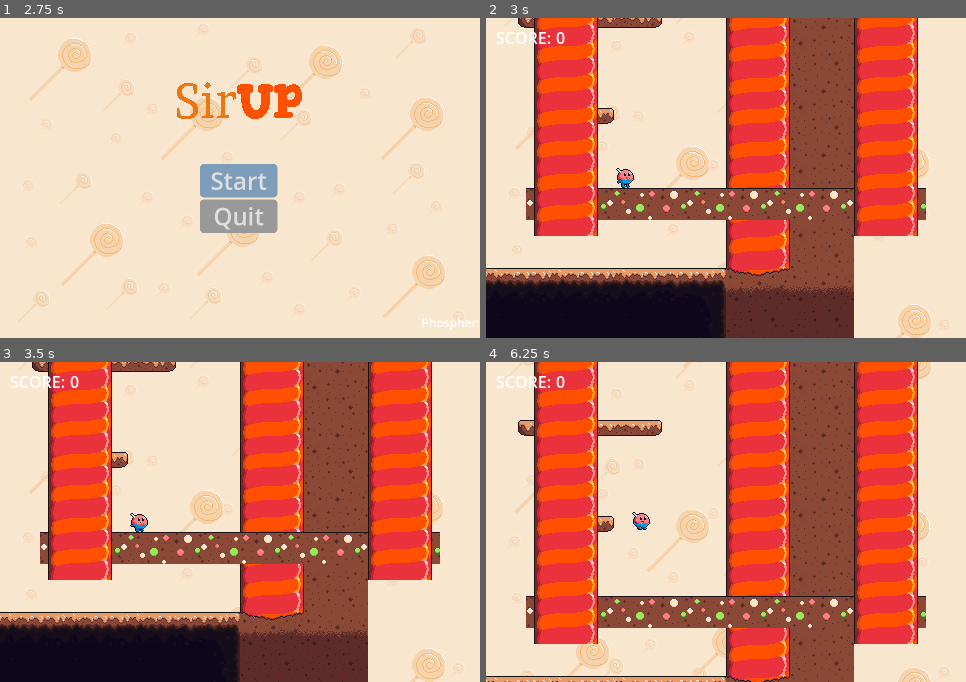
Above: before the commit, frames 1-4 (two rows, left to right).
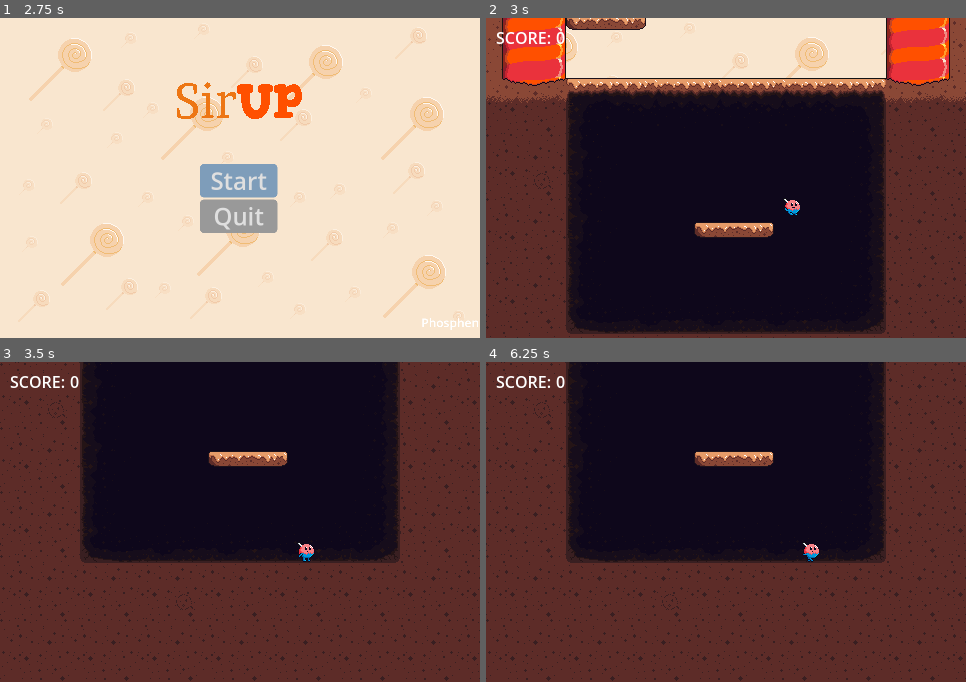
Above: after the commit, the same moments.

Repository: Phosphen/slide
Game: Godot game, scene res://Scenes/Levels/splash_screen.tscn
Same seed, same stepped clock (60 frames per second), same inputs: the game is played once before the commit and once after it.
Inputs (mouse positions are in pixels of both pictures, inside the frame that each line leads up to):
- Up to frame 1 (2.75 s): tap Enter at 0.5, 2 s; move the mouse to (345, 162) at 0.52 s; hold Up (jump) 0.53-1.28 s; hold Right (move_right) 0.53-2.03 s; tap Space at 1.25 s; move the mouse to (144, 194) at 1.27 s; tap Up (jump) at 1.35, 1.52, 1.82 s; move the mouse to (288, 107) at 2.02 s; hold Left (move_left) from 2.03 s (still down); hold Up (jump) from 2.03 s (still down)
- Up to frame 2 (3 s): release Left (move_left) at 2.75 s; release Up (jump) at 2.75 s; click "Start" at 2.75 s
- Up to frame 3 (3.5 s): no input
- Up to frame 4 (6.25 s): move the mouse to (702, 586) at 3.52 s; hold Right (move_right) 3.53-5.03 s; tap Up (jump) at 3.6, 3.77, 4.07, 5.1, 5.27, 5.57 s; move the mouse to (870, 570) at 4.27 s; hold Up (jump) 4.28-5.03 s; move the mouse to (582, 474) at 5.02 s; hold Left (move_left) 5.03-5.78 s; move the mouse to (750, 522) at 5.77 s; hold Right (move_right) from 5.78 s (still down); hold Up (jump) from 5.78 s (still down)

Frame 1 is identical in both runs. In frame 2, 88% of the frame differs, in the area x 0-100%, y 0-100%; in frame 3, 95%; in frame 4, 99%.
Error before the commit: Invalid access to property or key 'texture' on a base object of type 'CollisionShape2D'. (res://LevelGen/Main.gd:179)

Commit message:
feat: camera changes, tiles adjustments

Diff:
--- a/LevelGen/Main.gd
+++ b/LevelGen/Main.gd
@@ -1,189 +1,23 @@
 extends Node
-
-@export var MARGIN = 240
-@export var MAX_OFFSET = 100
-@export var DISTANCE_BETWEEN_PLATFORMS = 70
-
-@export var platform_scene: PackedScene
-@export var wall_scene: PackedScene
-@export var ground_scene: PackedScene
-
-@export var normal_wall_weight = 70  # 70% chance to be a normal wall
-@export var jump_wall_weight = 15    # 15% chance to be a jump wall
-@export var fly_wall_weight = 15     # 15% chance to be a fly wall
-@export var wall_min_batch_size = 3
-@export var number_of_static_platforms = 3
-var last_wall_type = ""
-var current_wall_batch_count = 0
 
 # Probability of spawning a double-width platform
 var double_width_probability = 0.2  # 20% chance
-
-var last_platform_position
-var screen_size
-var screen_width
-var middle
-var wall_index
-var platform_index
-
-var wall_width:float = 0.0
 
 var ground_instances = []
 var wall_instances = []
 var spawned_platforms = []
 
 func _ready():
-#	screen_size = get_viewport().size
-	screen_size = Vector2(800, 600)
-	screen_width = screen_size.x  # Adjust based on your game's resolution
-	last_platform_position = Vector2(screen_width * 0.5, -DISTANCE_BETWEEN_PLATFORMS)
-	wall_index = 0
-	platform_index = 0
-	_spawn_floor()
-	_spawn_level_batch()
+	#last_platform_position = Vector2(screen_width * 0.5, -DISTANCE_BETWEEN_PLATFORMS)
 	AudioManager.play_music(AudioManager.BEAKGROUND_MUSIC_SirUp_Main_Theme)
 
-func _spawn_floor():
-	for i in range(5):
-		var floor_instance = ground_scene.instantiate()
-		floor_instance.set_name("Ground")
-		var sprite_size = _get_sprite_size(floor_instance)
-
-		floor_instance.position = Vector2(MARGIN + i * sprite_size.x, 0)
-		add_child(floor_instance, true)
-		ground_instances.append(floor_instance)
-
-func _spawn_level_batch():
-	for i in range(10):
-		_spawn_walls(wall_index + i)
-	for i in range(20):
-		_spawn_platform(platform_index + i)
-	wall_index += 10
-	platform_index += 20
-
 func _free_lowest_walls():
-	if (wall_index < 30):
-		return
+	#if (wall_index < 30):
+		#return
 	var wall1 = wall_instances.pop_at(0)
 	var wall2 = wall_instances.pop_at(0)
 	wall1.queue_free()
 	wall2.queue_free()
-
-func _spawn_platform(_index):
-	var platform = platform_scene.instantiate()
-	var isStaticPlatform = _index < number_of_static_platforms
-	if isStaticPlatform:
-		spawned_platforms.append(platform)
-		platform.set_static(true)
-
-	platform.set_name("Platform")
-
-	var sprite_size = _get_sprite_size(platform)
-
-	# Determine if this platform should be double-width
-	var is_double_width = randf() < double_width_probability
-	if is_double_width:
-		# Adjust the sprite size for double width (e.g., double the x size)
-		sprite_size.x *= 2
-		# If the platform has a sprite node, adjust its scale or texture size
-		var sprite = platform.get_node("Sprite2D")
-		if sprite:
-			sprite.scale.x *= 2
-		var collisionShape2D = platform.get_node("CollisionShape2D")
-		if collisionShape2D:
-			collisionShape2D.scale.x *= 2
-
-	add_child(platform, true)
-
-	var from = last_platform_position.x - sprite_size.x * 0.5 - MAX_OFFSET
-	var to = last_platform_position.x + sprite_size.x * 0.5 + MAX_OFFSET
-	# make sure there are no overlaps with the walls
-	from = max(from - sprite_size.x * 0.5, MARGIN + wall_width * 0.5 + sprite_size.x * 0.5)
-	to = min(to + sprite_size.x * 0.5, screen_width - MARGIN - wall_width * 0.5 - sprite_size.x * 0.5)
-
-	from = clampf(from, MARGIN, screen_width - MARGIN)
-	to = clampf(to, MARGIN, screen_width - MARGIN)
-	var x_pos = randf_range(from, to)
-	var y_pos = last_platform_position.y - sprite_size.y * 0.5 - DISTANCE_BETWEEN_PLATFORMS;
-
-	platform.position = Vector2(x_pos, y_pos)
-	last_platform_position = platform.position
-
-func _spawn_walls(index):
-	var wallLeft = get_random_wall()
-	var wallRight = get_random_wall()
-	wallLeft.set_name("Wall")
-	wallRight.set_name("Wall")
-
-	var sprite_size = _get_sprite_size(wallLeft)
-
-	wall_width = sprite_size.x
-
-	# Y component is aka width in this context, because the sprite is rotated
-	var posLeft = Vector2(MARGIN, -1 * index * sprite_size.y)
-	var posRight = Vector2(screen_width - MARGIN, -1 * index * sprite_size.y)
-	add_child(wallLeft, true)
-	add_child(wallRight, true)
-	wallLeft.position = posLeft
-	wallRight.position = posRight
-	wall_instances.append(wallLeft)
-	wall_instances.append(wallRight)
-
-
-func create_normal_wall():
-	current_wall_batch_count += 1
-	var wall = wall_scene.instantiate()
-	wall.set_meta("wall_type", "normal")
-	return wall
-
-func create_jump_wall():
-	current_wall_batch_count += 1
-	var jump_scene = wall_scene.instantiate()
-	jump_scene.get_node("Sprite2D").modulate = Color(0.5, 0.5, 1, 1)
-	jump_scene.set_meta("wall_type", "jump")
-	return jump_scene
-
-func create_fly_wall():
-	current_wall_batch_count += 1
-	var fly_scene = wall_scene.instantiate()
-	fly_scene.get_node("Sprite2D").modulate = Color(0.2, 0.27, 1.0, 1)
-	fly_scene.set_meta("wall_type", "fly")
-	return fly_scene
-
-func get_random_wall():
-	if current_wall_batch_count >= wall_min_batch_size:
-		last_wall_type = ""
-		current_wall_batch_count = 0
-
-	if last_wall_type != "":
-		if last_wall_type == "jump":
-			return create_jump_wall()
-		elif last_wall_type == "fly":
-			return create_fly_wall()
-		elif last_wall_type == "normal":
-			return create_normal_wall()
-
-	var rand_value = randi() % 100  # Get a random value between 0 and 99
-	if rand_value < normal_wall_weight:
-		last_wall_type = "normal"
-		return create_normal_wall()
-	elif rand_value < normal_wall_weight + jump_wall_weight:
-		last_wall_type = "jump"
-		return create_jump_wall()
-	else:
-		last_wall_type = "fly"
-		return create_fly_wall()
-
-func _get_sprite_size(node_with_sprite):
-	var sprite_node = node_with_sprite.get_child(0)
-	var sprite_w = sprite_node.texture.get_width()
-	var sprite_h = sprite_node.texture.get_height()
-	return Vector2(sprite_w, sprite_h)
-
-func _on_player_reached_top():
-	# print("On player reached top")
-	_free_lowest_walls()
-	_spawn_level_batch()
 
 func _on_player_falling_to_death():
 	AudioManager.stop_music(AudioManager.BEAKGROUND_MUSIC_SirUp_Main_Theme)
--- a/LevelGen/TileMap16.gd
+++ b/LevelGen/TileMap16.gd
@@ -6,7 +6,13 @@
 var double_width_probability = 0.5  # 20% chance
 
 func _ready():
+	#_spawn_start_platforms()
 	_spawn_next_batch()
+
+func _spawn_start_platforms():
+	for i in range(3):
+		_spawn_static_platform(platform_index + i)
+	platform_index += 3
 
 func _spawn_next_batch():
 	for i in range(20):
@@ -26,6 +32,12 @@
 		var randomX = randi_range(7, 22)
 		set_cell(0, Vector2i(randomX - 0, index * -1), 2, Vector2i(0, 0), 2)
 
+func _spawn_static_platform(index):
+	index *= distance_between_platforms
+
+	var randomX = randi_range(7, 22)
+	set_cell(0, Vector2i(randomX - 0, index * -1), 2, Vector2i(0, 0), 1)
+
 func _on_player_reached_top():
 	# todo: clear lower batch
 	_spawn_next_batch()
--- a/LevelGen/Walls/wall_spawner_64.tscn
+++ b/LevelGen/Walls/wall_spawner_64.tscn
@@ -77,12 +77,15 @@
 13:0/0 = 0
 13:0/0/physics_layer_0/linear_velocity = Vector2(0, 0)
 13:0/0/physics_layer_0/angular_velocity = 0.0
+13:0/0/physics_layer_0/polygon_0/points = PackedVector2Array(-32, 30, 32, 30, 32, 32, -32, 32)
 14:0/0 = 0
 14:0/0/physics_layer_0/linear_velocity = Vector2(0, 0)
 14:0/0/physics_layer_0/angular_velocity = 0.0
+14:0/0/physics_layer_0/polygon_0/points = PackedVector2Array(-32, 30, 32, 30, 32, 32, -32, 32)
 15:0/0 = 0
 15:0/0/physics_layer_0/linear_velocity = Vector2(0, 0)
 15:0/0/physics_layer_0/angular_velocity = 0.0
+15:0/0/physics_layer_0/polygon_0/points = PackedVector2Array(-32, 30, 32, 30, 32, 32, -32, 32)
 
 [sub_resource type="TileSet" id="TileSet_fb0bi"]
 tile_size = Vector2i(64, 64)
--- a/LevelGen/main.tscn
+++ b/LevelGen/main.tscn
@@ -1,9 +1,6 @@
-[gd_scene load_steps=16 format=3 uid="uid://buymrux01rude"]
+[gd_scene load_steps=13 format=3 uid="uid://buymrux01rude"]
 
 [ext_resource type="Script" path="res://LevelGen/Main.gd" id="1_5o2wn"]
-[ext_resource type="PackedScene" uid="uid://cdejim20utbi" path="res://LevelGen/Platforms/default_platform.tscn" id="2_0q4u1"]
-[ext_resource type="PackedScene" uid="uid://dgloopipmufx" path="res://LevelGen/ground.tscn" id="3_7rnot"]
-[ext_resource type="PackedScene" uid="uid://dauc37uwpt3b7" path="res://LevelGen/wall.tscn" id="4_0acmh"]
 [ext_resource type="PackedScene" uid="uid://dvjodc5t5wxm1" path="res://Scenes/Player/player.tscn" id="4_rsqvq"]
 [ext_resource type="PackedScene" uid="uid://ckqfa8aki05qq" path="res://Scenes/Score/score.tscn" id="5_ahuf4"]
 [ext_resource type="PackedScene" uid="uid://b4wc07be030nk" path="res://Scenes/Levels/world_parallax_bg.tscn" id="6_klvki"]
@@ -22,11 +19,11 @@
 var last_highest_y: float  # Keeps track of the highest (smallest y-value) position of the player
 
 func _ready():
-	position.x = 400
 	last_highest_y = player.position.y
 
 func _physics_process(delta):
-	var target_y = player.position.y
+	#position.y = player.position.y - 30
+	var target_y = player.position.y - 30
 
 	# If the player moves up, update last_highest_y and move the camera up
 	if target_y < last_highest_y:
@@ -70,12 +67,13 @@
 
 [node name="Main" type="Node2D"]
 script = ExtResource("1_5o2wn")
-platform_scene = ExtResource("2_0q4u1")
-wall_scene = ExtResource("4_0acmh")
-ground_scene = ExtResource("3_7rnot")
+
+[node name="WallSpawner64" parent="." instance=ExtResource("11_jrs1f")]
+
+[node name="PlatformSpawner16" parent="." instance=ExtResource("12_u2tsh")]
 
 [node name="Player" parent="." node_paths=PackedStringArray("camera") instance=ExtResource("4_rsqvq")]
-position = Vector2(300, -20)
+position = Vector2(307, 182)
 wall_bounce_strength = Vector2(1.5, 30)
 high_jump_treshold = 200.0
 camera = NodePath("../Camera2D")
@@ -89,7 +87,7 @@
 [node name="GUI" parent="." instance=ExtResource("5_ahuf4")]
 
 [node name="Camera2D" type="Camera2D" parent="."]
-position = Vector2(300, -20)
+position = Vector2(240, 142)
 script = SubResource("GDScript_2srvb")
 
 [node name="GameOverArea" type="Area2D" parent="."]
@@ -118,13 +116,10 @@
 visible = false
 custom_minimum_size = Vector2(439, 320)
 
-[node name="WallSpawner64" parent="." instance=ExtResource("11_jrs1f")]
-
-[node name="PlatformSpawner16" parent="." instance=ExtResource("12_u2tsh")]
-
 [connection signal="falling_to_death" from="Player" to="." method="_on_player_falling_to_death"]
 [connection signal="falling_to_death" from="Player" to="Camera2D" method="_on_player_falling_to_death"]
 [connection signal="falling_to_death" from="Player" to="UI" method="_on_player_falling_to_death"]
 [connection signal="reached_height" from="Player" to="GUI" method="_on_player_reached_height"]
-[connection signal="reached_top" from="Player" to="." method="_on_player_reached_top"]
+[connection signal="reached_top" from="Player" to="WallSpawner64" method="_on_player_reached_top"]
+[connection signal="reached_top" from="Player" to="PlatformSpawner16" method="_on_player_reached_top"]
 [connection signal="area_entered" from="GameOverArea" to="GameOverArea" method="_on_area_entered"]
--- a/Scenes/Player/player.tscn
+++ b/Scenes/Player/player.tscn
@@ -91,7 +91,7 @@
 
 [sub_resource type="CapsuleShape2D" id="CapsuleShape2D_k161k"]
 radius = 7.0
-height = 20.0
+height = 18.0
 
 [sub_resource type="Animation" id="Animation_mlu16"]
 length = 1.1
@@ -213,7 +213,6 @@
 animation = &"slide"
 
 [node name="CollisionShape2D" type="CollisionShape2D" parent="."]
-visible = false
 shape = SubResource("CapsuleShape2D_k161k")
 
 [node name="ShootingAnimationPlayer" type="AnimationPlayer" parent="."]
Not shown: 2 places in LevelGen/Walls/wall_spawner_64.tscn that only renumber resources
